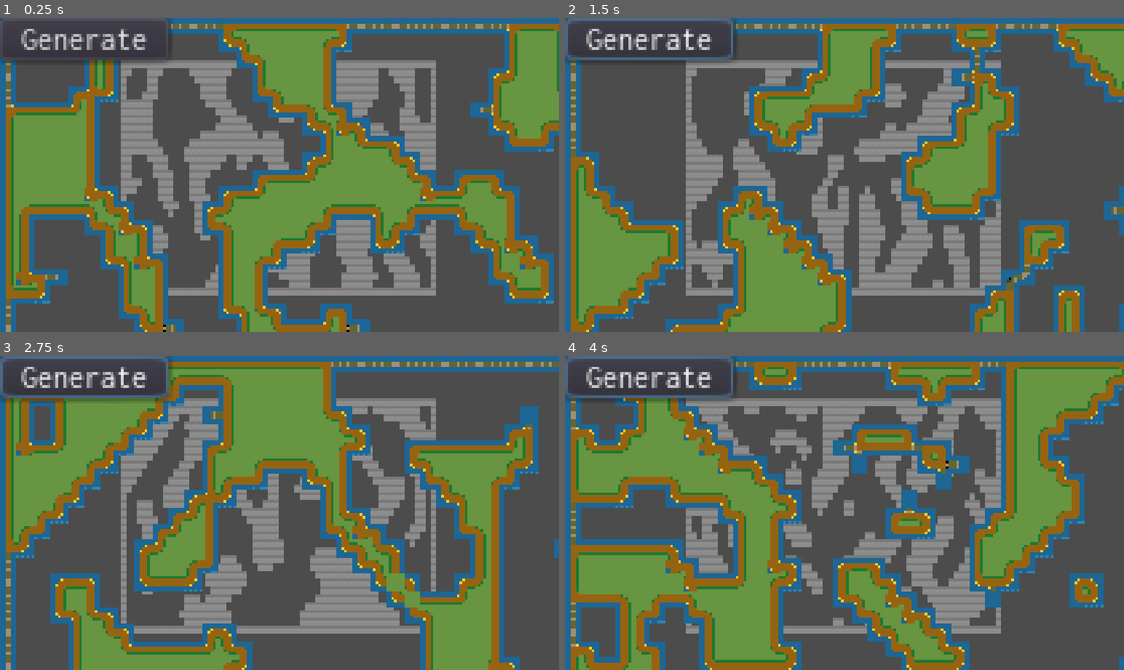
Above: before the commit, frames 1-4 (two rows, left to right).
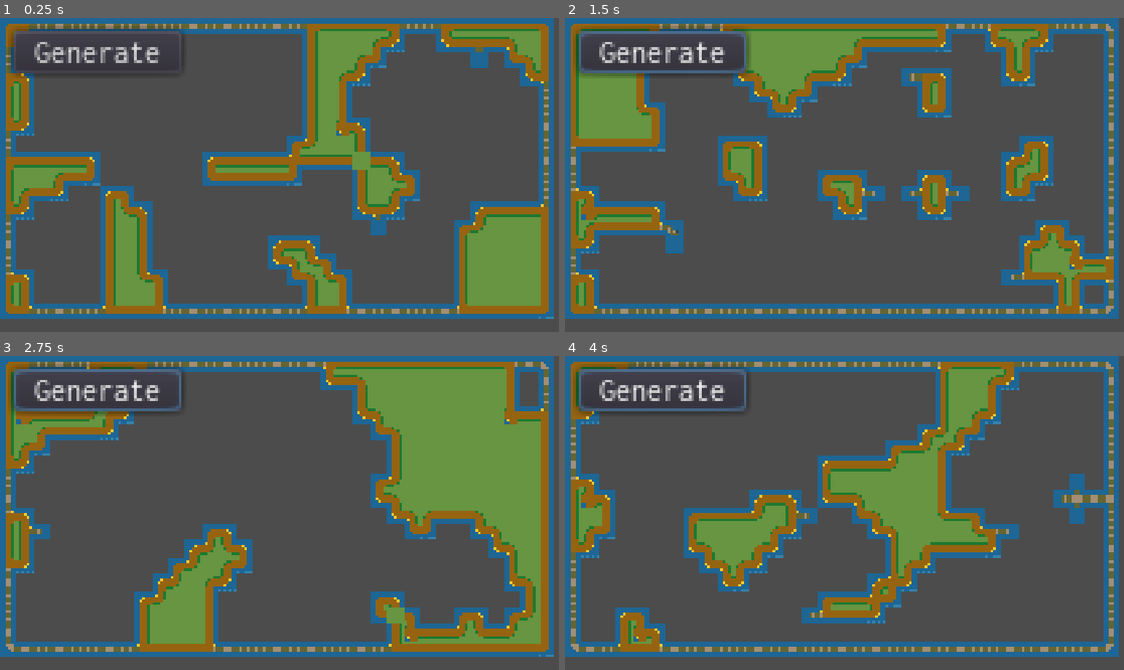
Above: after the commit, the same moments.

Repository: GammaGames/bloodmagic
Game: Godot game, scene res://scenes/CaveGeneration.tscn
Same seed, same stepped clock (60 frames per second), same inputs: the game is played once before the commit and once after it. This scene is started directly instead of the project's main scene.
Inputs (mouse positions are in pixels of both pictures, inside the frame that each line leads up to):
- Up to frame 1 (0.25 s): no input
- Up to frame 2 (1.5 s): click "Generate" at 0.5 s; tap Enter at 1.25 s; move the mouse to (967, 159) at 1.27 s; hold Right (ui_right) from 1.28 s (still down); hold Space (key_use) from 1.28 s (still down); click (967, 159) at 1.42 s
- Up to frame 3 (2.75 s): move the mouse to (167, 528) at 2.02 s; release Right (ui_right) at 2.03 s; release Space (key_use) at 2.03 s; hold Down (ui_down) from 2.03 s (still down); tap Space (key_use) at 2.1 s
- Up to frame 4 (4 s): tap Enter at 2.75 s; move the mouse to (900, 443) at 2.77 s; release Down (ui_down) at 2.78 s; hold Right (ui_right) 2.78-3.53 s; hold Space (key_use) 2.78-3.53 s; move the mouse to (816, 575) at 3.52 s; hold Up (ui_up) from 3.53 s (still down); tap Space (key_use) at 3.6 s; click (816, 575) at 3.67 s

The runs differ from the first frame. In frame 1, 62% of the frame differs, in the area x 0-100%, y 0-100%; in frame 2, 65%; in frame 3, 73%; in frame 4, 70%.

Commit message:
cleanup cave generation scene

Diff:
--- a/assets/scripts/engine/CaveGeneration.gd
+++ b/assets/scripts/engine/CaveGeneration.gd
@@ -1,6 +1,8 @@
 extends Node
 
-export var rand_chance = 0.4
+export(int) var width = 33
+export(int) var height = 18
+export(float) var rand_chance = 0.4
 
 var space = ' '
 var wall = '#'
@@ -12,11 +14,11 @@
 	_on_button_pressed()
 
 func _on_button_pressed():
-	var map = generate(60, 30)
+	var map = generate(width, height)
 	var valid = false
 	while !valid:
 		for i in 4:
-			iterate2(map)
+			iterate_empty(map)
 		for i in 3:
 			iterate(map)
 		var m = flood_map(map)
@@ -24,7 +26,7 @@
 
 	close_map(map)
 	$Label.text = get_map_string(map)
-	set_tilemap(map)
+	set_tilemap($TileMap, map)
 
 func generate(width, height):
 	var map = []
@@ -50,22 +52,22 @@
 			else:
 				map[y][x] = wall
 
-func iterate2(map):
+func iterate_empty(map):
 	var m = clone_map(map)
 	for y in range(map.size()):
 		for x in range(map[y].size()):
-			if check_surrounding2(x, y, wall, m):
+			if check_surrounding_or_empty(x, y, wall, m):
 				map[y][x] = space
 			else:
 				map[y][x] = wall
 
-func set_tilemap(map):
-	$TileMap.clear()
+func set_tilemap(tilemap, map):
+	tilemap.clear()
 	for y in range(map.size()):
 		for x in range(map[y].size()):
 			if map[y][x] == wall:
-				$TileMap.set_cell(x, y, 0)
-	$TileMap.update_bitmask_region(Vector2(0, 0), Vector2(map[0].size(), map.size()))
+				tilemap.set_cell(x, y, 0)
+	tilemap.update_bitmask_region(Vector2(0, 0), Vector2(map[0].size(), map.size()))
 
 func check_surrounding(x, y, ch, map):
 	var count = 0
@@ -78,7 +80,7 @@
 					count += 1
 	return count >= 5
 
-func check_surrounding2(x, y, ch, map):
+func check_surrounding_or_empty(x, y, ch, map):
 	var count = 0
 	for yy in range(-1, 2):
 		for xx in range(-1, 2):
--- a/scenes/CaveGeneration.tscn
+++ b/scenes/CaveGeneration.tscn
@@ -18,10 +18,13 @@
 [node name="Node" type="Node" index="0"]
 
 script = ExtResource( 1 )
+width = 33
+height = 18
 rand_chance = 0.4
 
 [node name="Label" type="Label" parent="." index="0"]
 
+visible = false
 anchor_left = 0.0
 anchor_top = 0.0
 anchor_right = 1.0
@@ -89,7 +92,7 @@
 collision_mask = 1
 occluder_light_mask = 1
 format = 1
-tile_data = PoolIntArray( 196611, 0, 0, 262147, 0, 0, 327682, 0, 0, 327687, 0, 1, 327688, 0, 196610, 327689, 0, 196611, 393217, 0, 1, 393218, 0, 131074, 393219, 0, 3, 393223, 0, 65536, 393226, 0, 0, 458753, 0, 65536, 458755, 0, 131073, 458756, 0, 3, 458759, 0, 65536, 458761, 0, 196609, 458762, 0, 65539, 524289, 0, 0, 524292, 0, 131073, 524293, 0, 196610, 524294, 0, 2, 524295, 0, 131074, 524296, 0, 196611, 524298, 0, 65536, 589827, 0, 0, 589830, 0, 0, 589834, 0, 0, 655362, 0, 196609, 655363, 0, 65539, 655369, 0, 0, 720899, 0, 0, 720905, 0, 0, 786436, 0, 196608, 786440, 0, 0, 851973, 0, 196609, 851974, 0, 196610, 851975, 0, 196610, 851976, 0, 131075 )
+tile_data = PoolIntArray(  )
 _sections_unfolded = [ "Cell", "Transform" ]
 
 [node name="Button" type="Button" parent="." index="2"]
@@ -98,8 +101,10 @@
 anchor_top = 0.0
 anchor_right = 0.0
 anchor_bottom = 0.0
-margin_right = 64.0
-margin_bottom = 16.0
+margin_left = 5.0
+margin_top = 5.0
+margin_right = 69.0
+margin_bottom = 21.0
 rect_pivot_offset = Vector2( 0, 0 )
 rect_clip_content = false
 focus_mode = 2
@@ -115,4 +120,4 @@
 text = "Generate"
 flat = false
 align = 1
-_sections_unfolded = [ "Rect", "custom_fonts" ]
+_sections_unfolded = [ "Margin", "Rect", "custom_fonts" ]
--- a/scenes/Main.tscn
+++ b/scenes/Main.tscn
@@ -95,8 +95,8 @@
 collision_mask = 1
 occluder_light_mask = 1
 format = 1
-tile_data = PoolIntArray( -458762, 0, 8, -458761, 0, 10, -458760, 0, 6, -458759, 0, 196610, -458758, 0, 196610, -458757, 0, 5, -458756, 0, 10, -458755, 0, 11, -393226, 0, 65544, -393225, 0, 131081, -393224, 0, 131083, -393221, 0, 196616, -393220, 0, 131077, -393219, 0, 131083, -327690, 0, 65544, -327689, 0, 131078, -327688, 0, 196619, -327684, 0, 196616, -327683, 0, 131079, -262154, 0, 196616, -262153, 0, 131079, -262147, 0, 65540, -262146, 0, 11, -196617, 0, 131073, -196616, 0, 3, -196611, 0, 131076, -196610, 0, 196619, -131080, 0, 65536, -131077, 0, 8, -131076, 0, 10, -131075, 0, 65543, -65544, 0, 65536, -65541, 0, 65544, -65540, 0, 131081, -65539, 0, 65542, -65538, 0, 11, -8, 0, 65536, -5, 0, 65544, -4, 0, 131078, -3, 0, 196617, -2, 0, 196619, 65528, 0, 65536, 65531, 0, 131076, 65532, 0, 196619, 131064, 0, 131073, 131065, 0, 3, 131067, 0, 65536, 196601, 0, 131073, 196602, 0, 5, 196603, 0, 65543, 262138, 0, 196616, 262139, 0, 196619 )
-_sections_unfolded = [ "Cell", "Collision" ]
+tile_data = PoolIntArray(  )
+_sections_unfolded = [ "Cell", "Collision", "Transform", "Z Index" ]
 
 [node name="TileMap" type="TileMap" parent="Underworld" index="1"]
 
